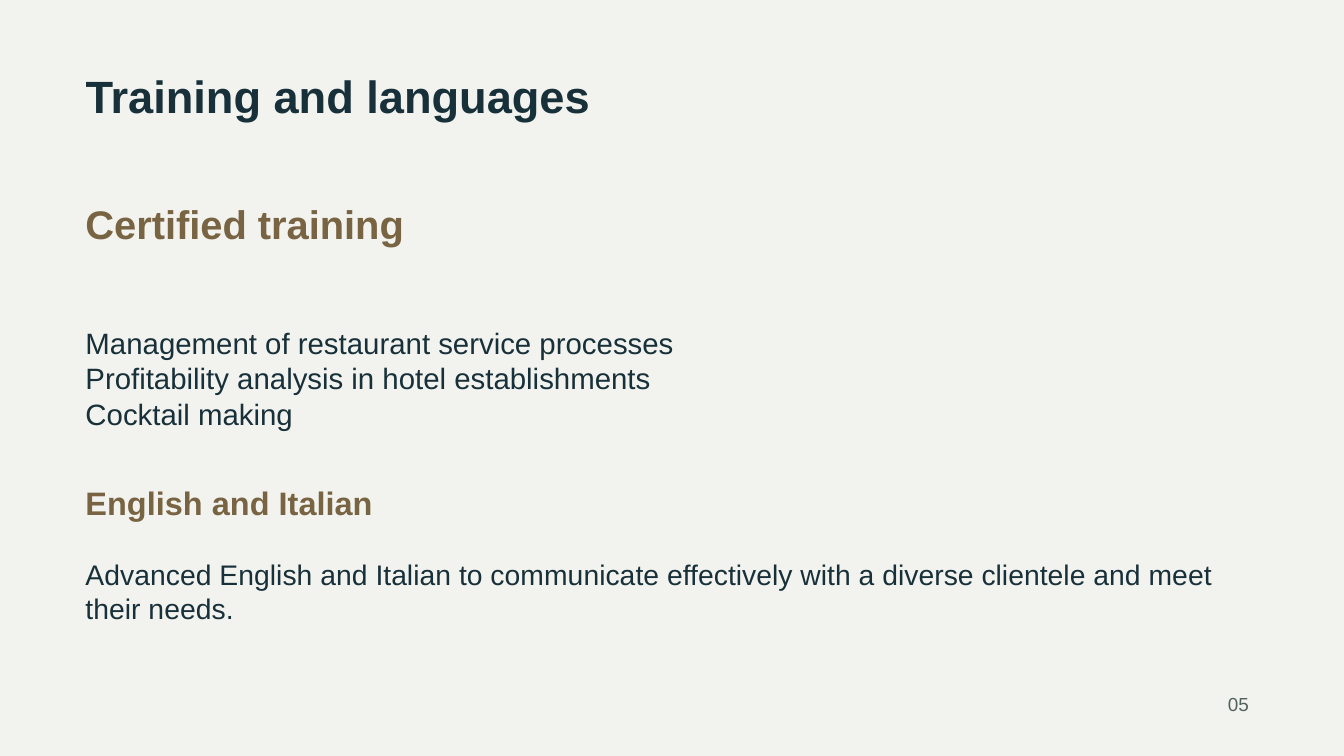
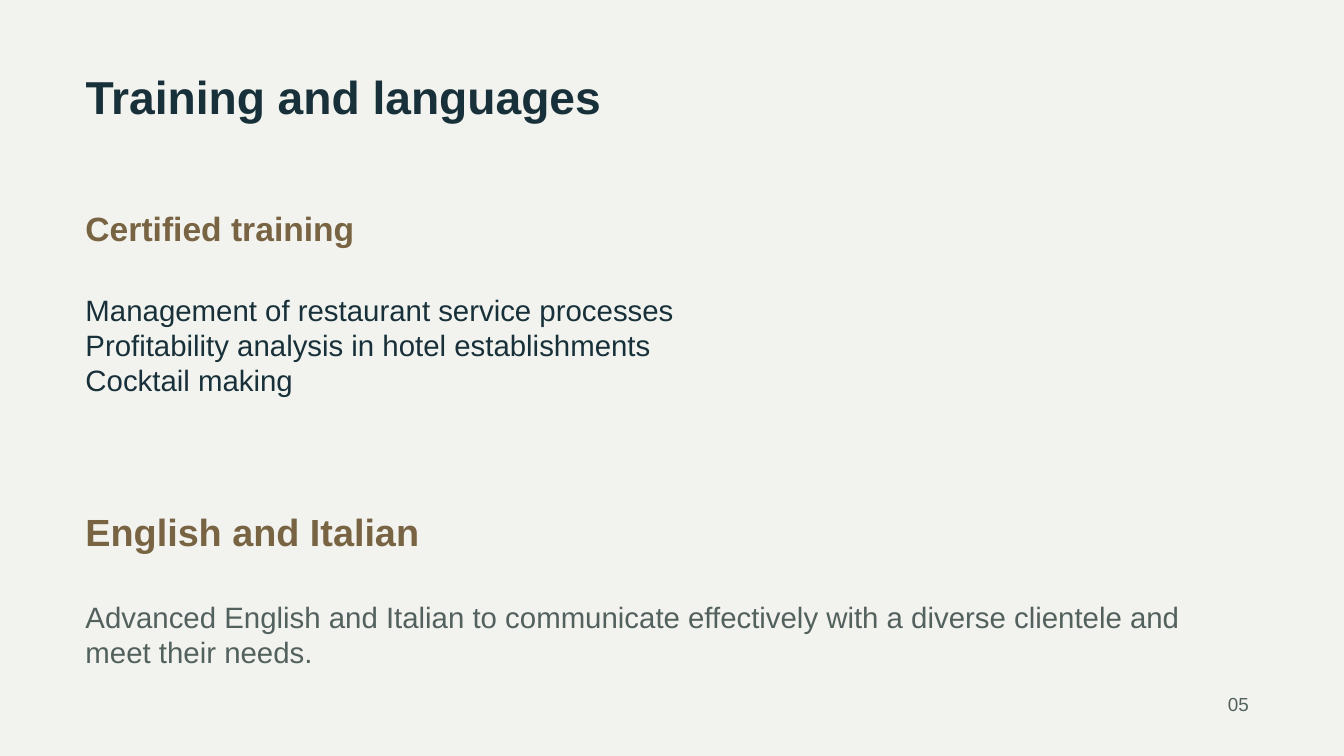
Before and after one commit to Raymonchu48/human-systems-performance, a slide deck: slide 5 of en/assets/Perfil_Hosteleria_Ramon_Curbalan_Vega.pptx. Drawn at 1344x756 pixels with LibreOffice and Linux fonts; fonts in the diff are those of the drawing. Boxes give left, top, right and bottom in pixels: in the first picture for what was removed or moved away, otherwise in the second. Text is boxed around its words. In the diff, an @@ line names an element or a change of style, - is before the commit and + after.

Commit message:
Restore original Spanish document and deck designs in the English edition
Preserve original artwork, page geometry, colours and typography; translate text in place. Restore contact artwork and FARMAGEND branding, and refresh document viewer URLs.

```diff
--- a/en/assets/Perfil_Hosteleria_Ramon_Curbalan_Vega.pptx
+++ b/en/assets/Perfil_Hosteleria_Ramon_Curbalan_Vega.pptx
@@ text "Training and languages" at (86, 80, 601, 123): size 32.2 to 33 pt @@
@@ text "Certified training" at (85, 216, 354, 248): size 28.5 to 24 pt @@
@@ text "Management of restaurant service processes": place and size @@
-text "Management of restaurant service processes" at (85, 332, 673, 431)
+text "Management of restaurant service processes" at (85, 299, 673, 397)
@@ text "English and Italian": place and size @@
-text "English and Italian" at (85, 491, 373, 521)
+text "English and Italian" at (85, 518, 419, 554)
@@ text "English and Italian" at (85, 518, 419, 554): size 23.2 to 27 pt @@
@@ text "Advanced English and Italian to ...": place and size @@
-text "Advanced English and Italian to ..." at (85, 564, 1212, 620)
+text "Advanced English and Italian to ..." at (85, 606, 1179, 664)
@@ text "Advanced English and Italian to ..." at (85, 606, 1179, 664): size 20.2 to 21 pt, text colour #183039 to #53615E @@
```
Also in this commit, not shown: 5 other slides changed, 32 other files.
